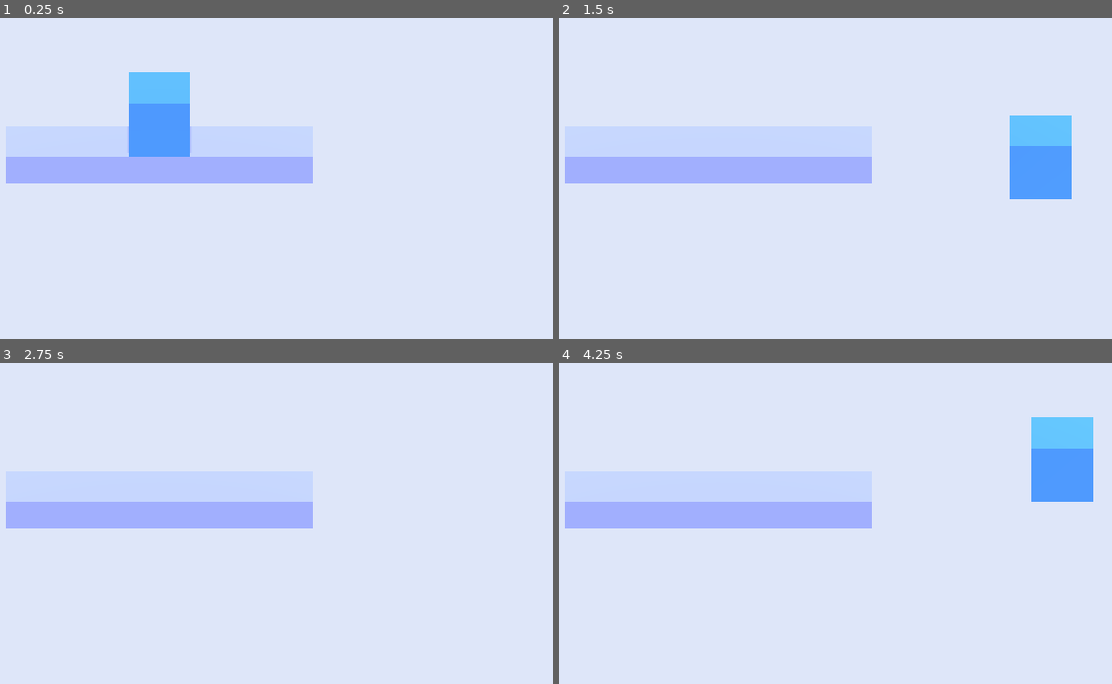
Above: before the commit, frames 1-4 (two rows, left to right).
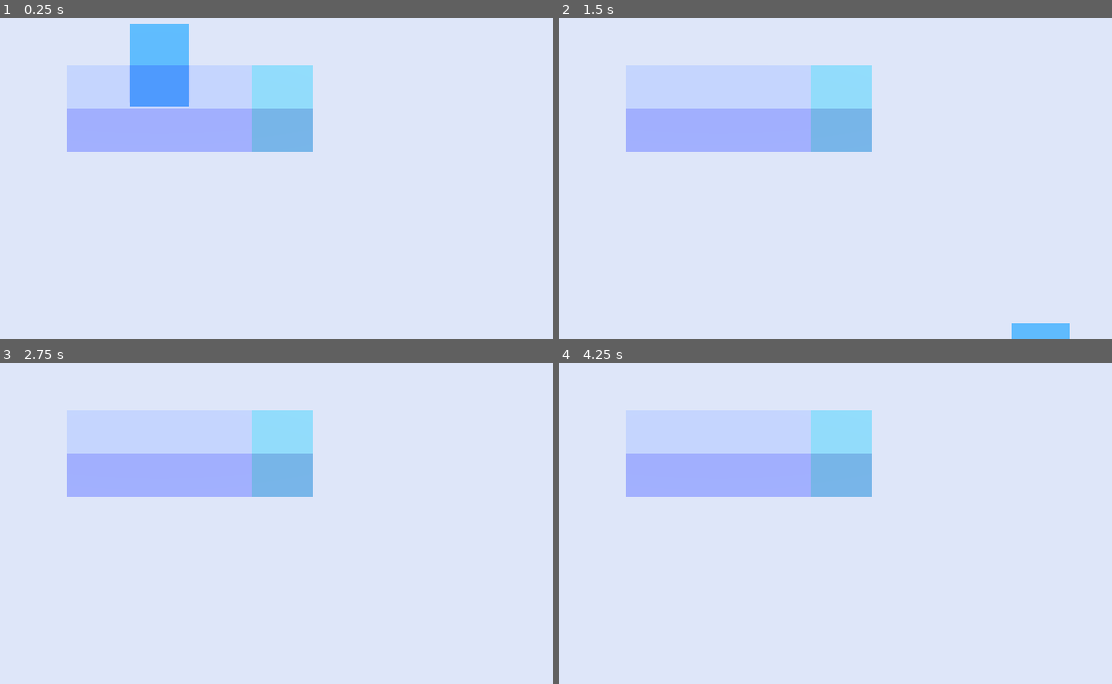
Above: after the commit, the same moments.

Repository: AmyE123/Blocky-Road-Godot
Game: Godot game, scene res://Main.tscn
Same seed, same stepped clock (60 frames per second), same inputs: the game is played once before the commit and once after it.
Inputs:
- Up to frame 1 (0.25 s): no input
- Up to frame 2 (1.5 s): tap Enter at 0.5 s; hold Right (move_right) 0.53-1.28 s; hold Down (move_back) from 1.28 s (still down)
- Up to frame 3 (2.75 s): release Down (move_back) at 2.03 s; hold Right (move_right) from 2.03 s (still down)
- Up to frame 4 (4.25 s): tap Space at 2.75 s; release Right (move_right) at 2.78 s; hold Up (move_forward) 2.78-3.53 s; tap Enter at 3.5 s; hold Left (move_left) from 3.53 s (still down)

The runs differ from the first frame. In frame 1, 18% of the frame differs, in the area x 1-57%, y 1-52%; in frame 2, 20%, in the area x 1-93%, y 14-100%; in frame 3, 17%; in frame 4, 20%.

Commit message:
Visual Setup

Diff:
--- /dev/null
+++ b/Project/Environment/Block_Ground.tscn
@@ -0,0 +1,20 @@
+[gd_scene load_steps=4 format=2]
+
+[sub_resource type="BoxShape" id=1]
+
+[sub_resource type="SpatialMaterial" id=3]
+albedo_color = Color( 0.784314, 0.843137, 0.937255, 1 )
+
+[sub_resource type="CubeMesh" id=2]
+material = SubResource( 3 )
+size = Vector3( 1, 1, 1 )
+
+[node name="Block_Ground" type="StaticBody"]
+
+[node name="CollisionShape" type="CollisionShape" parent="."]
+shape = SubResource( 1 )
+
+[node name="MeshInstance" type="MeshInstance" parent="."]
+transform = Transform( 2, 0, 0, 0, 2, 0, 0, 0, 2, 0, 0, 0 )
+mesh = SubResource( 2 )
+material/0 = null
--- /dev/null
+++ b/Project/Environment/Block_Ground_Win.tscn
@@ -0,0 +1,20 @@
+[gd_scene load_steps=4 format=2]
+
+[sub_resource type="BoxShape" id=1]
+
+[sub_resource type="SpatialMaterial" id=3]
+albedo_color = Color( 0.572549, 0.870588, 0.701961, 1 )
+
+[sub_resource type="CubeMesh" id=2]
+material = SubResource( 3 )
+size = Vector3( 1, 1, 1 )
+
+[node name="Block_Ground" type="StaticBody"]
+
+[node name="CollisionShape" type="CollisionShape" parent="."]
+shape = SubResource( 1 )
+
+[node name="MeshInstance" type="MeshInstance" parent="."]
+transform = Transform( 2, 0, 0, 0, 2, 0, 0, 0, 2, 0, 0, 0 )
+mesh = SubResource( 2 )
+material/0 = null
--- a/Project/Main.tscn
+++ b/Project/Main.tscn
@@ -1,40 +1,34 @@
-[gd_scene load_steps=5 format=2]
+[gd_scene load_steps=4 format=2]
 
 [ext_resource path="res://Player.tscn" type="PackedScene" id=1]
-
-[sub_resource type="BoxShape" id=1]
-extents = Vector3( 30, 1, 30 )
-
-[sub_resource type="SpatialMaterial" id=3]
-albedo_color = Color( 0.784314, 0.843137, 0.937255, 1 )
-
-[sub_resource type="CubeMesh" id=2]
-material = SubResource( 3 )
-size = Vector3( 10, 1, 2 )
+[ext_resource path="res://Environment/Block_Ground.tscn" type="PackedScene" id=2]
+[ext_resource path="res://Environment/Block_Ground_Win.tscn" type="PackedScene" id=3]
 
 [node name="Main" type="Node"]
 
-[node name="Ground" type="StaticBody" parent="."]
-transform = Transform( 1, 0, 0, 0, 1, 0, 0, 0, 1, 0, -1, 0 )
+[node name="Environment" type="Node" parent="."]
 
-[node name="CollisionShape" type="CollisionShape" parent="Ground"]
-shape = SubResource( 1 )
+[node name="Block_Ground" parent="Environment" instance=ExtResource( 2 )]
+transform = Transform( 1, 0, 0, 0, 1, 0, 0, 0, 1, -2, 0, 0 )
 
-[node name="MeshInstance" type="MeshInstance" parent="Ground"]
-transform = Transform( 1, 0, 0, 0, 1, 0, 0, 0, 1, 0, 0.5, 0 )
-mesh = SubResource( 2 )
-material/0 = null
+[node name="Block_Ground2" parent="Environment" instance=ExtResource( 2 )]
+
+[node name="Block_Ground3" parent="Environment" instance=ExtResource( 2 )]
+transform = Transform( 1, 0, 0, 0, 1, 0, 0, 0, 1, 2, 0, 0 )
+
+[node name="Block_Ground_Win" parent="Environment" instance=ExtResource( 3 )]
+transform = Transform( 1, 0, 0, 0, 1, 0, 0, 0, 1, 4, 0, 0 )
 
 [node name="DirectionalLight" type="DirectionalLight" parent="."]
 transform = Transform( 1, 0, 0, 0, 0.5, 0.866025, 0, -0.866025, 0.5, 0, 3, 0 )
 shadow_enabled = true
 
 [node name="Player" parent="." instance=ExtResource( 1 )]
-transform = Transform( 1, 0, 0, 0, 1, 0, 0, 0, 1, 0, 1, 0 )
+transform = Transform( 1, 0, 0, 0, 1, 0, 0, 0, 1, 0, 1.5, 0 )
 
 [node name="CameraPivot" type="Position3D" parent="."]
 
 [node name="Camera" type="Camera" parent="CameraPivot"]
-transform = Transform( 1, 0, 0, 0, 0.866025, 0.5, 0, -0.5, 0.866025, 0, 7, 10 )
+transform = Transform( 1, 0, 0, 0, 0.707107, 0.707107, 0, -0.707107, 0.707107, 0, 10, 10 )
 projection = 1
 size = 15.0
--- a/Project/Player.tscn
+++ b/Project/Player.tscn
@@ -13,6 +13,9 @@
 [node name="Pivot" type="Spatial" parent="."]
 
 [node name="Character" type="CSGBox" parent="Pivot"]
+width = 1.9
+height = 1.9
+depth = 1.9
 material = SubResource( 2 )
 
 [node name="CollisionShape" type="CollisionShape" parent="."]
